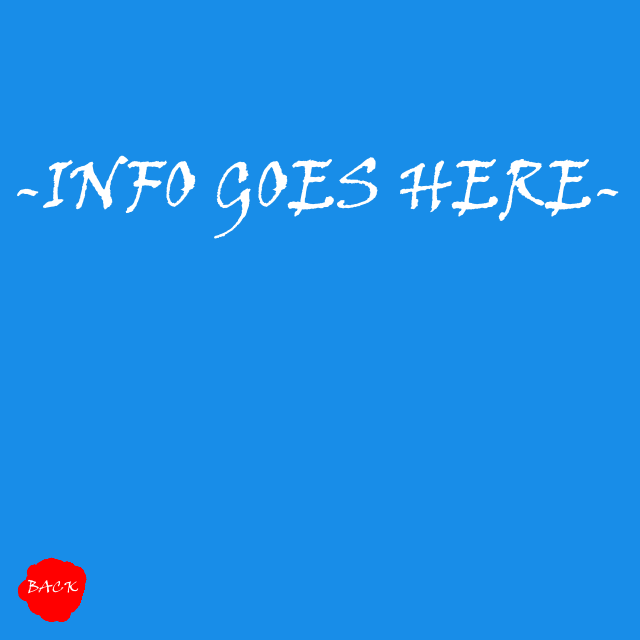
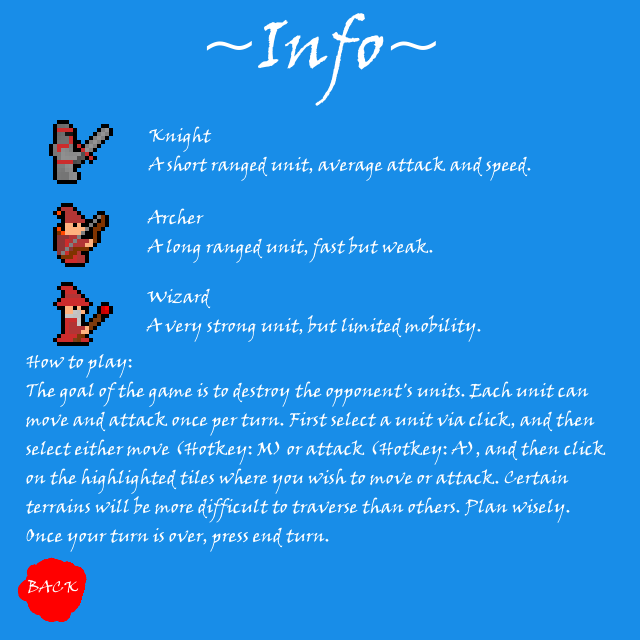
Before/after of a w=640, h=640 layered artwork. What changed in the layer stack:
added layer "RedKnightIdle_0.png" above "RedArcherIdle_0.png" over [49, 120, 113, 184]
added layer "RedArcherIdle_0.png" above "Wizard ..." over [53, 203, 109, 267]
added layer "Wizard ..." above "Archer ..." over [146, 288, 481, 342]
added layer "Archer ..." above "Knight ..." over [147, 208, 433, 263]
added layer "Knight ..." above "RedWizardIdle_0.png" over [148, 126, 531, 182]
added layer "RedWizardIdle_0.png" above "~Info~" over [53, 282, 113, 346]
renamed "-INFO GOES HERE-" to "~Info~", painted on it over [17, 13, 619, 239]
added layer "How to play: ..." above "Background" over [26, 354, 606, 552]
